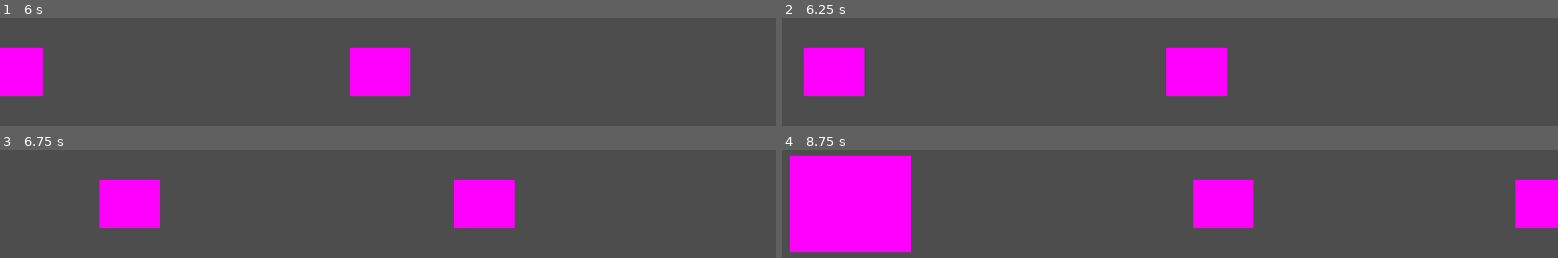
Above: before the commit, frames 1-4 (two rows, left to right).
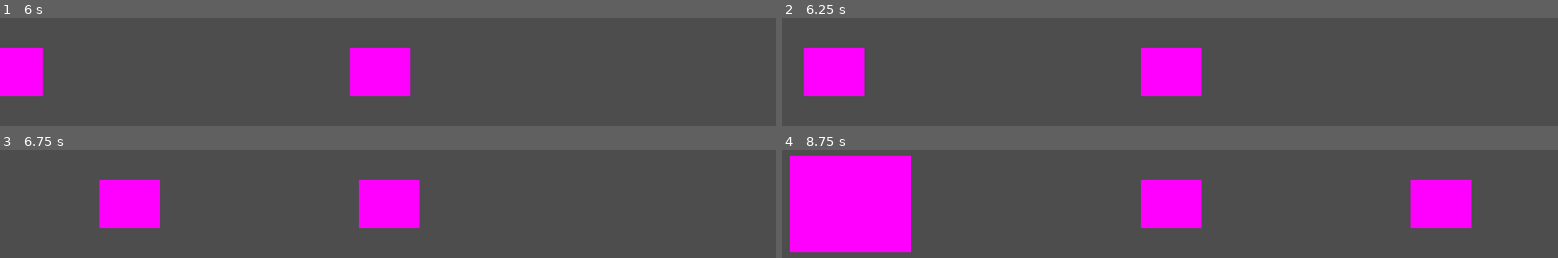
Above: after the commit, the same moments.

Repository: Sondrejk/first_day_at_the_dyrepark
Game: Godot game, scene res://Klapp_Hunden/klapp_hunden.tscn
The game is run twice, just before and just after one commit, with the same random seed, the same clock (stepped at 60 frames per second) and the same inputs. Before the commit the project starts from res://Klapp_Hunden/Scenes/Klapp_hunden.tscn.
Inputs:
- Up to frame 1 (6 s): tap Enter at 0.5, 2 s; tap O at 0.6, 1.55, 2.1, 3.05, 3.6, 4.55, 5.1 s; tap I at 0.8, 1.35, 2.3, 2.85, 3.8, 4.35, 5.3, 5.85 s; tap Space at 1.25, 2.75 s
- Up to frame 2 (6.25 s): tap O at 6.05 s
- Up to frame 3 (6.75 s): tap O at 6.6 s
- Up to frame 4 (8.75 s): tap I at 6.8, 7.35, 8.3 s; tap O at 7.55, 8.1 s

Frame 1 is identical in both runs. In frame 2, 3.0% of the frame differs, in the area x 46-58%, y 27-73%; in frame 3, 7.0%; in frame 4, 12%, in the area x 46-100%, y 27-73%.

Commit message:
Revert "trying to make lose condition"
This reverts commit 6d1a52ca705416efbdbaf38cf400c36b67ef282c.

Diff:
--- a/First Day At The Dyrepark/Klapp_Hunden/Scripts/Animal.gd
+++ b/First Day At The Dyrepark/Klapp_Hunden/Animal.gd
@@ -4,7 +4,9 @@
 @export var move_speed : float = 200
 @onready var game_manager : Node2D = get_node("/root/Klapp_hunden")
 var activate_input : bool = false
-var animal_success : bool = false
+var animal_petted : bool = false
+var bear_petted : bool = false
+var animal_not_petted : bool = false
 
 func _ready():
 	position = Vector2(-700, 0)
@@ -13,14 +15,21 @@
 	move_speed *= game_manager.game_speed
 
 # Makes the animal walk to the centre of the screen
-func walk(delta):
+func walk_on_screen(delta):
+	if position.x <= 0:
 		position.x += move_speed * delta
+		return
+	activate_input = true
+
+# Makes the animal walk offscreen and then despawn
+func walk_off_screen(delta):
+	if position.x <= 700:
+		position.x += move_speed * delta
+		return
+	despawn()
 
 func despawn():
 	queue_free()
 
 func _on_area_entered(area):
-	game_manager.game_over()
-
-func wrong_pet():
-	game_manager.game_over()
+	get_tree().reload_current_scene()
--- a/First Day At The Dyrepark/Klapp_Hunden/Scenes/Animal.tscn
+++ b/First Day At The Dyrepark/Klapp_Hunden/Animal.tscn
@@ -1,8 +1,8 @@
 [gd_scene load_steps=2 format=3 uid="uid://ba1k5am2qf8rg"]
 
-[ext_resource type="Script" path="res://Klapp_Hunden/Scripts/Animal.gd" id="1_rhyet"]
+[ext_resource type="Script" path="res://Klapp_Hunden/Animal.gd" id="1_a4cvp"]
 
 [node name="Animal" type="Area2D"]
-script = ExtResource("1_rhyet")
+script = ExtResource("1_a4cvp")
 
 [connection signal="area_entered" from="." to="." method="_on_area_entered"]
--- /dev/null
+++ b/First Day At The Dyrepark/Klapp_Hunden/Bear.gd
@@ -0,0 +1,9 @@
+extends Animal
+
+func _process(delta):
+	walk_on_screen(delta)
+	if activate_input and Input.is_key_label_pressed(KEY_O):
+		animal_not_petted = true
+	if animal_not_petted == true:
+		animal_not_petted == false
+		walk_off_screen(delta)
--- /dev/null
+++ b/First Day At The Dyrepark/Klapp_Hunden/Bear.tscn
@@ -0,0 +1,19 @@
+[gd_scene load_steps=5 format=3 uid="uid://bh1yc0qxiowql"]
+
+[ext_resource type="PackedScene" uid="uid://ba1k5am2qf8rg" path="res://Klapp_Hunden/Animal.tscn" id="1_bro12"]
+[ext_resource type="Script" path="res://Klapp_Hunden/Bear.gd" id="2_qh503"]
+
+[sub_resource type="PlaceholderTexture2D" id="PlaceholderTexture2D_3201e"]
+size = Vector2(200, 200)
+
+[sub_resource type="RectangleShape2D" id="RectangleShape2D_62nvl"]
+size = Vector2(200, 200)
+
+[node name="Bear" instance=ExtResource("1_bro12")]
+script = ExtResource("2_qh503")
+
+[node name="Sprite2D" type="Sprite2D" parent="." index="0"]
+texture = SubResource("PlaceholderTexture2D_3201e")
+
+[node name="CollisionShape2D" type="CollisionShape2D" parent="." index="1"]
+shape = SubResource("RectangleShape2D_62nvl")
--- /dev/null
+++ b/First Day At The Dyrepark/Klapp_Hunden/Dog.gd
@@ -0,0 +1,12 @@
+extends Animal
+
+func _process(delta):
+	walk_on_screen(delta)
+	if activate_input and Input.is_key_label_pressed(KEY_I):
+		animal_petted = true
+	if animal_petted == true:
+		animal_petted == false
+		walk_off_screen(delta)
+
+func is_dog():
+	pass
--- a/First Day At The Dyrepark/Klapp_Hunden/Scenes/Dog.tscn
+++ b/First Day At The Dyrepark/Klapp_Hunden/Dog.tscn
@@ -1,7 +1,7 @@
 [gd_scene load_steps=5 format=3 uid="uid://504lojgjdnlc"]
 
-[ext_resource type="PackedScene" uid="uid://ba1k5am2qf8rg" path="res://Klapp_Hunden/Scenes/Animal.tscn" id="1_40sa5"]
-[ext_resource type="Script" path="res://Klapp_Hunden/Scripts/Dog.gd" id="2_26kap"]
+[ext_resource type="PackedScene" uid="uid://ba1k5am2qf8rg" path="res://Klapp_Hunden/Animal.tscn" id="1_ts57k"]
+[ext_resource type="Script" path="res://Klapp_Hunden/Dog.gd" id="2_wqrpe"]
 
 [sub_resource type="PlaceholderTexture2D" id="PlaceholderTexture2D_1smmh"]
 size = Vector2(100, 100)
@@ -9,8 +9,9 @@
 [sub_resource type="RectangleShape2D" id="RectangleShape2D_e0p2s"]
 size = Vector2(100, 100)
 
-[node name="Dog" instance=ExtResource("1_40sa5")]
-script = ExtResource("2_26kap")
+[node name="Dog" instance=ExtResource("1_ts57k")]
+script = ExtResource("2_wqrpe")
+move_speed = null
 
 [node name="Sprite2D" type="Sprite2D" parent="." index="0"]
 texture = SubResource("PlaceholderTexture2D_1smmh")
--- a/First Day At The Dyrepark/Klapp_Hunden/Scripts/GameManager.gd
+++ b/First Day At The Dyrepark/Klapp_Hunden/GameManager.gd
@@ -1,7 +1,7 @@
 extends Node2D
 
-var dog_scene = preload("res://Klapp_Hunden/Scenes/Dog.tscn")
-var bear_scene = preload("res://Klapp_Hunden/Scenes/Bear.tscn")
+var dog_scene = preload("res://Klapp_Hunden/Dog.tscn")
+var bear_scene = preload("res://Klapp_Hunden/Bear.tscn")
 @onready var timer : Timer = get_node("Spawn_timer")
 var score : int = 0
 var game_speed : float = 1
@@ -25,4 +25,4 @@
 	spawn_animal()
 
 func game_over():
-	get_tree().reload_current_scene()
+	pass
--- a/First Day At The Dyrepark/Klapp_Hunden/Scenes/Bear.tscn
+++ /dev/null
@@ -1,19 +0,0 @@
-[gd_scene load_steps=5 format=3 uid="uid://dyouk0md6nsg7"]
-
-[ext_resource type="PackedScene" uid="uid://ba1k5am2qf8rg" path="res://Klapp_Hunden/Scenes/Animal.tscn" id="1_addbb"]
-[ext_resource type="Script" path="res://Klapp_Hunden/Scripts/Bear.gd" id="2_6ri8f"]
-
-[sub_resource type="PlaceholderTexture2D" id="PlaceholderTexture2D_fs3fk"]
-size = Vector2(200, 200)
-
-[sub_resource type="RectangleShape2D" id="RectangleShape2D_wwvkw"]
-size = Vector2(200, 200)
-
-[node name="Bear" instance=ExtResource("1_addbb")]
-script = ExtResource("2_6ri8f")
-
-[node name="Sprite2D" type="Sprite2D" parent="." index="0"]
-texture = SubResource("PlaceholderTexture2D_fs3fk")
-
-[node name="CollisionShape2D" type="CollisionShape2D" parent="." index="1"]
-shape = SubResource("RectangleShape2D_wwvkw")
--- a/First Day At The Dyrepark/Klapp_Hunden/Scripts/Bear.gd
+++ /dev/null
@@ -1,11 +0,0 @@
-extends Animal
-
-func _process(delta):
-	if activate_input == false:
-		walk(delta)
-	if is_equal_approx(position.x, 0):
-		activate_input = true
-		if Input.is_key_label_pressed(KEY_O):
-			activate_input = false
-	if position.x > 700:
-		despawn()
--- a/First Day At The Dyrepark/Klapp_Hunden/Scripts/Dog.gd
+++ /dev/null
@@ -1,11 +0,0 @@
-extends Animal
-
-func _process(delta):
-	if activate_input == false:
-		walk(delta)
-	if is_equal_approx(position.x, 0):
-		activate_input = true
-		if Input.is_key_label_pressed(KEY_I):
-			activate_input = false
-	if position.x > 700:
-		despawn()
--- a/First Day At The Dyrepark/Klapp_Hunden/Scenes/Klapp_hunden.tscn
+++ b/First Day At The Dyrepark/Klapp_Hunden/klapp_hunden.tscn
@@ -1,9 +1,9 @@
-[gd_scene load_steps=2 format=3 uid="uid://dx8jst831arqm"]
+[gd_scene load_steps=2 format=3 uid="uid://ch8et4meka4xw"]
 
-[ext_resource type="Script" path="res://Klapp_Hunden/Scripts/GameManager.gd" id="1_8ketd"]
+[ext_resource type="Script" path="res://Klapp_Hunden/GameManager.gd" id="1_gnh45"]
 
 [node name="Klapp_hunden" type="Node2D"]
-script = ExtResource("1_8ketd")
+script = ExtResource("1_gnh45")
 
 [node name="Camera2D" type="Camera2D" parent="."]
 zoom = Vector2(1, 0.8)
--- a/First Day At The Dyrepark/project.godot
+++ b/First Day At The Dyrepark/project.godot
@@ -11,7 +11,7 @@
 [application]
 
 config/name="First Day At The Dyrepark"
-run/main_scene="res://Klapp_Hunden/Scenes/Klapp_hunden.tscn"
+run/main_scene="res://Klapp_Hunden/Klapp_hunden.tscn"
 config/features=PackedStringArray("4.1", "Forward Plus")
 config/icon="res://icon.svg"
 
Not shown, removed: First Day At The Dyrepark/Klapp_Hunden/Ani48CC.tmp
